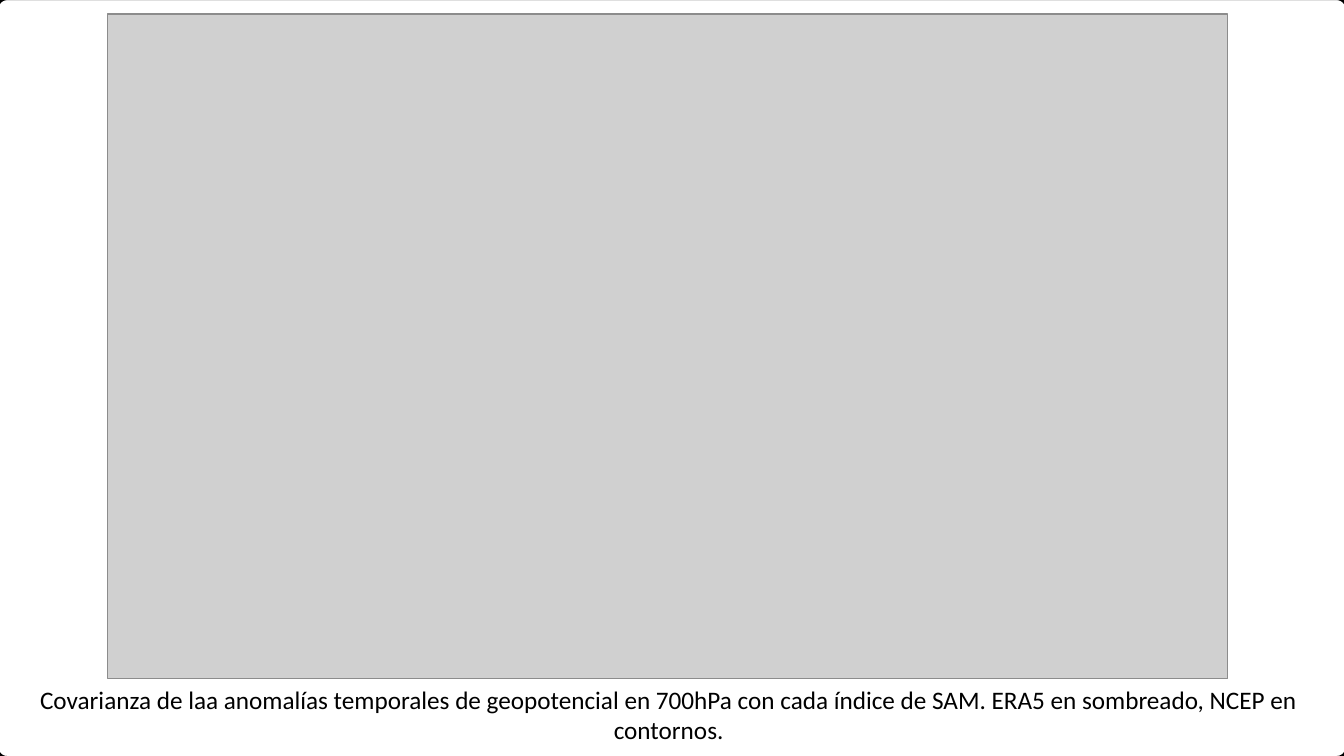
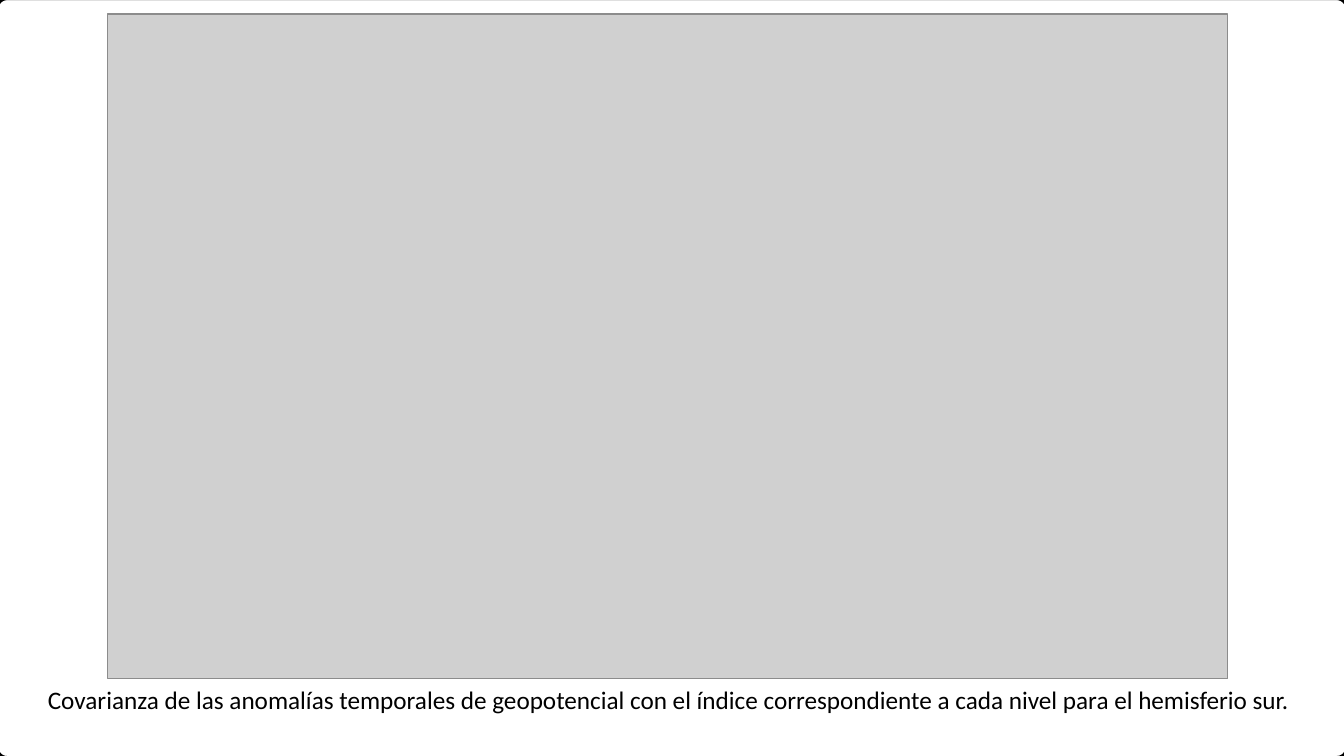
Before and after one commit to eliocamp/onda3, a slide deck: slide 30 of 26-SAM_asim.pptx (slide 17 before the commit). Drawn at 1344x756 pixels with LibreOffice and Linux fonts; fonts in the diff are those of the drawing; grey boxes stand for pictures. Boxes give left, top, right and bottom in pixels: in the first picture for what was removed or moved away, otherwise in the second. Text is boxed around its words. In the diff, an @@ line names an element or a change of style, - is before the commit and + after.

```diff
--- a/26-SAM_asim.pptx
+++ b/26-SAM_asim.pptx
@@ text at [48, 691, 1289, 714]: text changed @@
-Covarianza de laa anomalías temporales de geopotencial en 700hPa con cada índice de SAM. ERA5 en sombreado, NCEP en contornos.
+Covarianza de las anomalías temporales de geopotencial con el índice correspondiente a cada nivel para el hemisferio sur.
```
Also in this commit, not shown: 5 other slides changed, 16 slides added, 1 slide removed, 3 other files.
